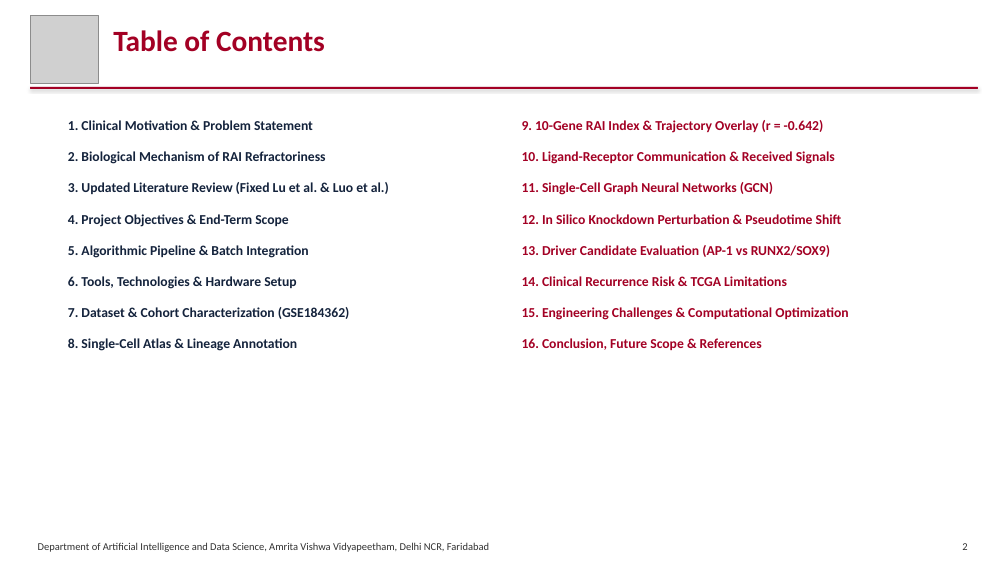
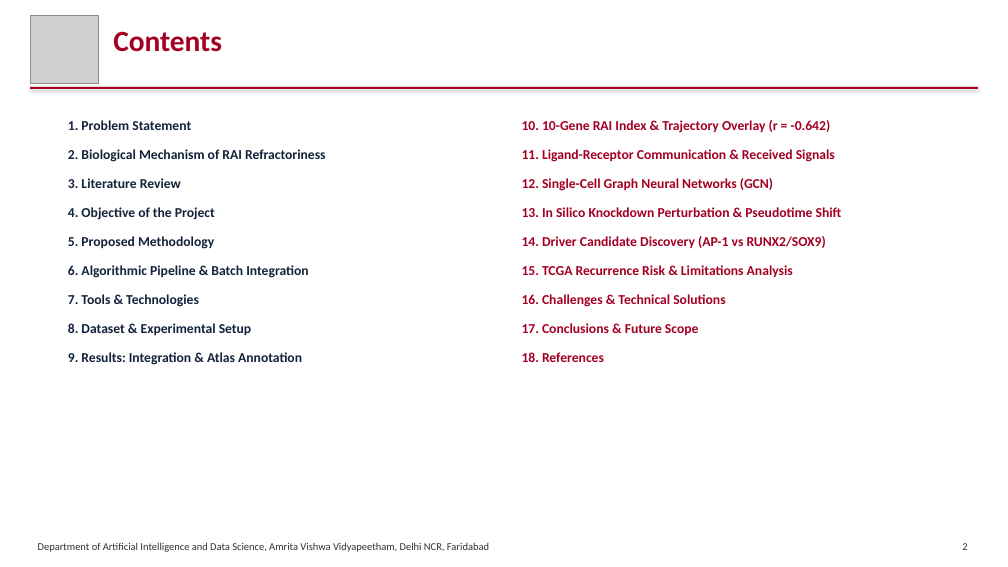
Before and after one commit to SatyaKrishna2811/thyroid_scRNA, a slide deck: slide 2 of Single-Cell Trajectory Mapping of Radioiodine Refractoriness in Thyroid Cancer_EndTerm.pptx. Drawn at 1008x567 pixels with LibreOffice and Linux fonts; fonts in the diff are those of the drawing; grey boxes stand for pictures. Boxes give left, top, right and bottom in pixels: in the first picture for what was removed or moved away, otherwise in the second. Text is boxed around its words. In the diff, an @@ line names an element or a change of style, - is before the commit and + after.

Commit message:
Update end-term PPTX to 21 slides: add missing objectives, pipeline, tools, dataset, and atlas annotation slides

```diff
--- a/Single-Cell Trajectory Mapping of Radioiodine Refractoriness in Thyroid Cancer_EndTerm.pptx
+++ b/Single-Cell Trajectory Mapping of Radioiodine Refractoriness in Thyroid Cancer_EndTerm.pptx
@@ text at (113, 31, 222, 52): text changed @@
-Table of Contents
+Contents
@@ text at (68, 120, 191, 130): text changed @@
-1. Clinical Motivation & Problem Statement
+1. Problem Statement
@@ text at (68, 149, 326, 162): less space between paragraphs @@
@@ text at (522, 120, 842, 362): text changed @@
-9. 10-Gene RAI Index & Trajectory Overlay (r = -0.642)
-10. Ligand-Receptor Communication & Received Signals
-11. Single-Cell Graph Neural Networks (GCN)
-12. In Silico Knockdown Perturbation & Pseudotime Shift
-13. Driver Candidate Evaluation (AP-1 vs RUNX2/SOX9)
-14. Clinical Recurrence Risk & TCGA Limitations
-15. Engineering Challenges & Computational Optimization
-16. Conclusion, Future Scope & References
+10. 10-Gene RAI Index & Trajectory Overlay (r = -0.642)
+11. Ligand-Receptor Communication & Received Signals
+12. Single-Cell Graph Neural Networks (GCN)
+13. In Silico Knockdown Perturbation & Pseudotime Shift
+14. Driver Candidate Discovery (AP-1 vs RUNX2/SOX9)
+15. TCGA Recurrence Risk & Limitations Analysis
+16. Challenges & Technical Solutions
+17. Conclusions & Future Scope
+18. References
@@ text at (68, 178, 308, 365): text changed @@
-3. Updated Literature Review (Fixed Lu et al. & Luo et al.)
-4. Project Objectives & End-Term Scope
-5. Algorithmic Pipeline & Batch Integration
-6. Tools, Technologies & Hardware Setup
-7. Dataset & Cohort Characterization (GSE184362)
-8. Single-Cell Atlas & Lineage Annotation
+3. Literature Review
+4. Objective of the Project
+5. Proposed Methodology
+6. Algorithmic Pipeline & Batch Integration
+7. Tools & Technologies
+8. Dataset & Experimental Setup
+9. Results: Integration & Atlas Annotation
```
Also in this commit, not shown: 14 other slides changed, 5 slides added.
